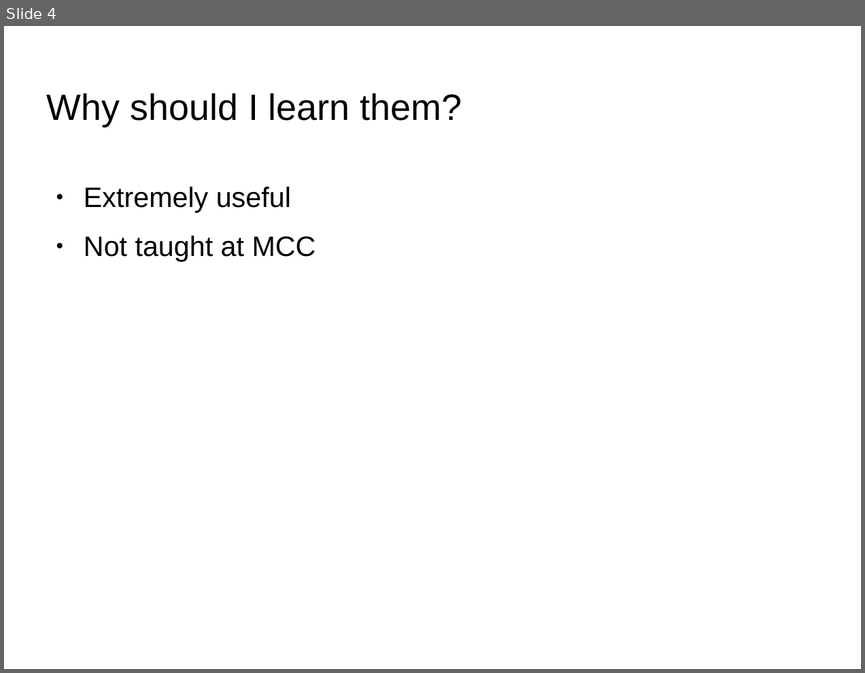
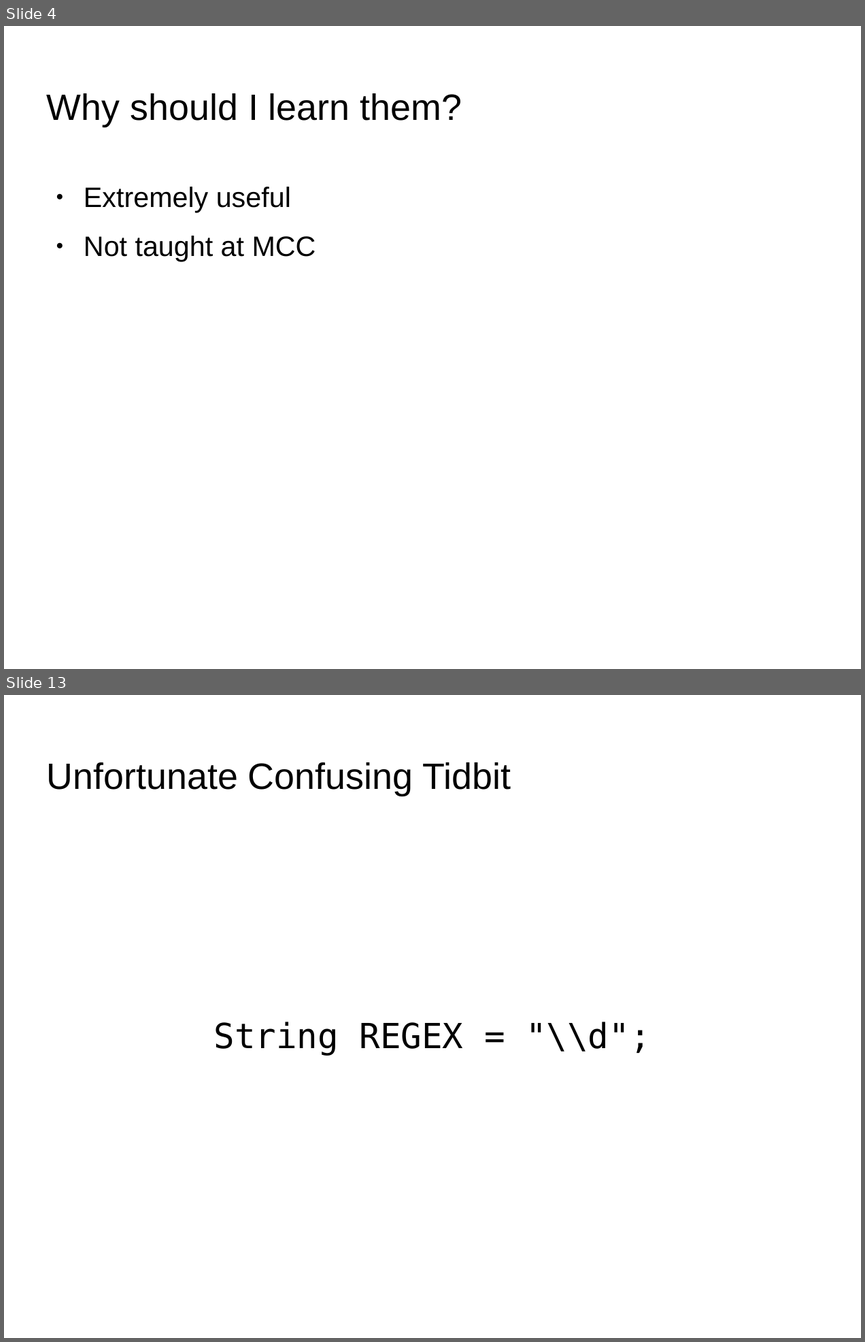
Before and after one commit to codetech/regular-expressions, a slide deck: presentation/presentation.odp. Shown one above the other, each under a label of ours: slide 4 before the commit, slides 4 and 13 after it; the slides between them are not shown. The pictures are 865x673 and 865x1342 pixels, drawn with LibreOffice and Linux fonts; fonts in the diff are those of the drawing; background and template pictures are left out. Boxes give left, top, right and bottom in pixels: in the first picture for what was removed or moved away, otherwise in the second. Text is boxed around its words. In the diff, an @@ line names an element or a change of style, - is before the commit and + after.

```diff
--- a/presentation/presentation.odp
+++ b/presentation/presentation.odp
@@ slide 13 added at [4, 695, 861, 1338], background picture (left out) @@
@@ title added at [47, 762, 511, 796], 33.9 pt, text #000000 @@
+Unfortunate Confusing Tidbit
@@ subtitle added at [213, 1021, 650, 1055], 32 pt, text #000000 @@
+String REGEX = "\\d";
```
Also in this commit, not shown: 3 slides changed, 8 other slides added, 1 slide removed.
